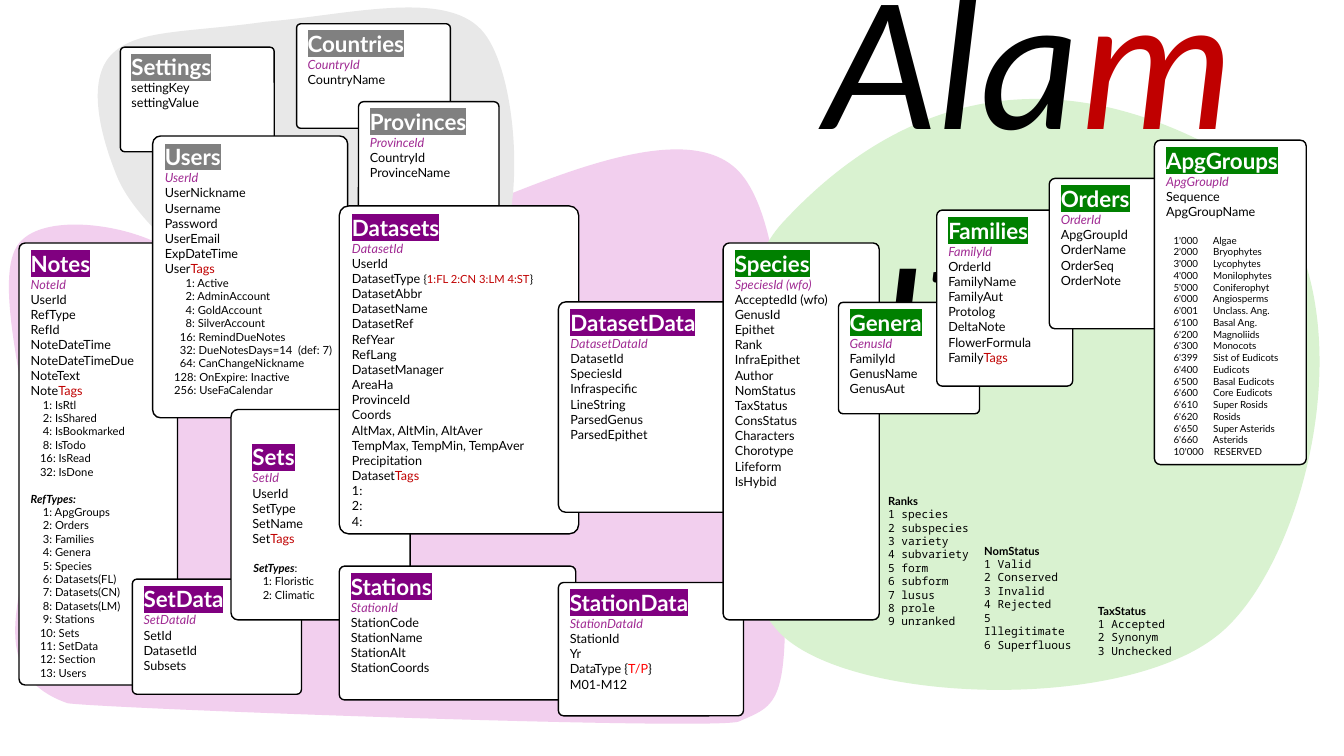
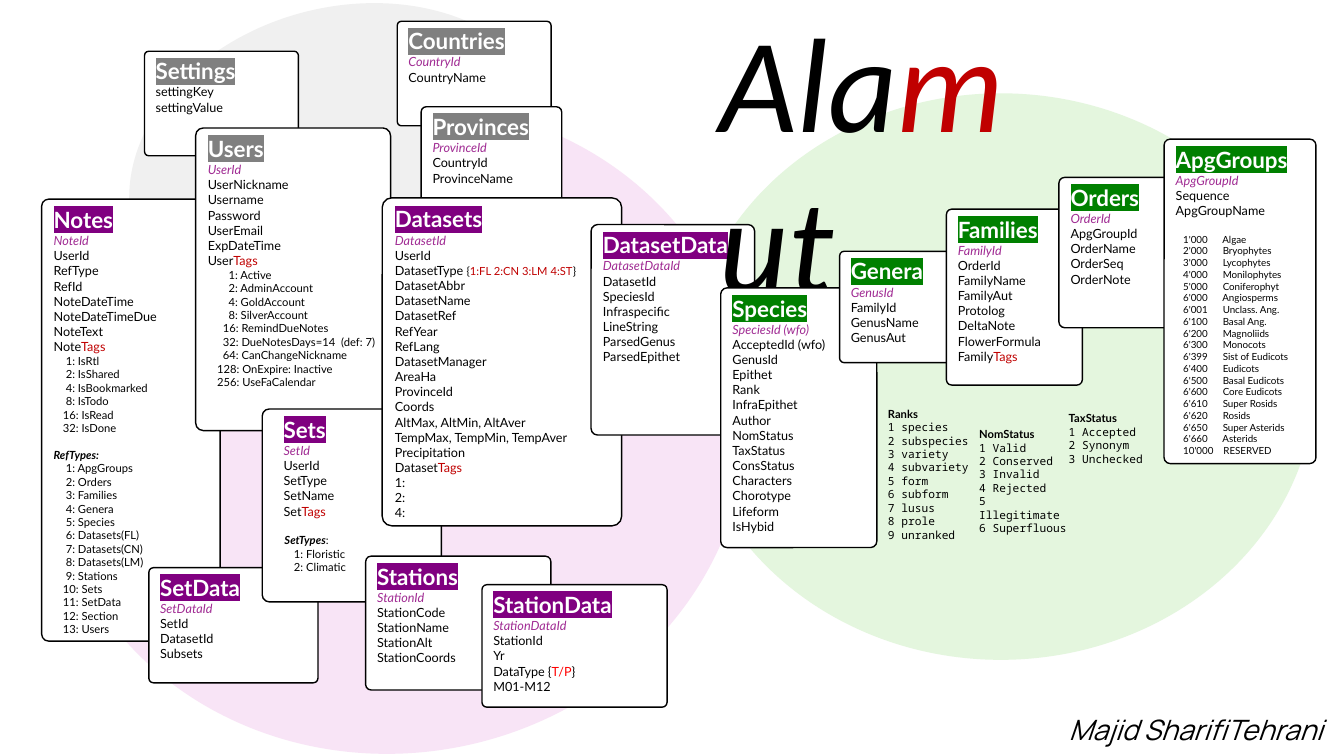
Before and after one commit to msht-ir/Alamutw, a slide deck: slide 1 of AlamutB/.appCatalog/Alamut.pptx. Drawn at 1344x756 pixels with LibreOffice and Linux fonts; fonts in the diff are those of the drawing. Boxes give left, top, right and bottom in pixels: in the first picture for what was removed or moved away, otherwise in the second. Text is boxed around its words. In the diff, an @@ line names an element or a change of style, - is before the commit and + after.

```diff
--- a/AlamutB/.appCatalog/Alamut.pptx
+++ b/AlamutB/.appCatalog/Alamut.pptx
@@ freeform shape removed at [40,0,592,395] @@
@@ ellipse added at [90,0,599,391], fill #F0F0F0 @@
@@ rounded rectangle "Countries": place and size @@
-rounded rectangle "Countries" at [296,24,451,129]
+rounded rectangle "Countries" at [397,21,552,126]
@@ text "Alamut": place and size @@
-text "Alamut" at [815,0,1268,175]
+text "Alamut" at [710,0,1023,166]
@@ text "Alamut" at [710,0,1023,166]: size 138 to 96 pt @@
@@ ellipse added at [0,42,805,756], fill #F8E4F6 @@
@@ rounded rectangle "Settings": place and size @@
-rounded rectangle "Settings" at [120,47,274,152]
+rounded rectangle "Settings" at [144,51,298,156]
@@ freeform shape removed at [692,70,1344,719] @@
@@ rounded rectangle "Provinces": place and size @@
-rounded rectangle "Provinces" at [359,102,499,230]
+rounded rectangle "Provinces" at [421,107,562,235]
@@ ellipse added at [686,94,1316,660], fill #E4F6DE @@
@@ freeform shape removed at [0,126,839,756] @@
@@ rounded rectangle "Users": place and size @@
-rounded rectangle "Users" at [152,136,347,418]
+rounded rectangle "Users" at [196,128,390,431]
@@ 3 rounded rectangles: place and size @@
-3 rounded rectangles at [937,140,1307,465]
+3 rounded rectangles at [947,139,1317,464]
@@ rounded rectangle "Notes": place and size @@
-rounded rectangle "Notes" at [19,243,177,686]
+rounded rectangle "Notes" at [41,200,220,642]
@@ rounded rectangle "Datasets": place and size @@
-rounded rectangle "Datasets" at [340,206,580,533]
+rounded rectangle "Datasets" at [382,198,622,525]
@@ rounded rectangle "DatasetData": place and size @@
-rounded rectangle "DatasetData" at [559,301,744,512]
+rounded rectangle "DatasetData" at [591,225,754,436]
@@ rounded rectangle "Genera": place and size @@
-rounded rectangle "Genera" at [839,302,980,413]
+rounded rectangle "Genera" at [840,251,981,362]
@@ rounded rectangle "Species": place and size @@
-rounded rectangle "Species" at [723,243,879,620]
+rounded rectangle "Species" at [721,288,877,548]
@@ rounded rectangle "Sets": place and size @@
-rounded rectangle "Sets" at [231,409,410,620]
+rounded rectangle "Sets" at [262,409,442,602]
@@ text "Ranks": place and size @@
-text "Ranks" at [888,496,968,625]
+text "Ranks" at [888,409,968,539]
@@ text "TaxStatus": place and size @@
-text "TaxStatus" at [1098,607,1172,655]
+text "TaxStatus" at [1069,414,1143,463]
@@ text "NomStatus": place and size @@
-text "NomStatus" at [984,547,1072,652]
+text "NomStatus" at [979,430,1067,535]
@@ rounded rectangle "SetData": place and size @@
-rounded rectangle "SetData" at [132,580,301,695]
+rounded rectangle "SetData" at [149,568,319,683]
@@ rounded rectangle "Stations": place and size @@
-rounded rectangle "Stations" at [340,567,577,701]
+rounded rectangle "Stations" at [366,557,552,691]
@@ rounded rectangle "StationData": place and size @@
-rounded rectangle "StationData" at [559,583,744,716]
+rounded rectangle "StationData" at [482,585,667,708]
@@ text added at [1069,719,1323,747], 20 pt, text #000000, italic @@
+Majid SharifiTehrani
```
Also in this commit, not shown: 1 slide added, 6 other files.
